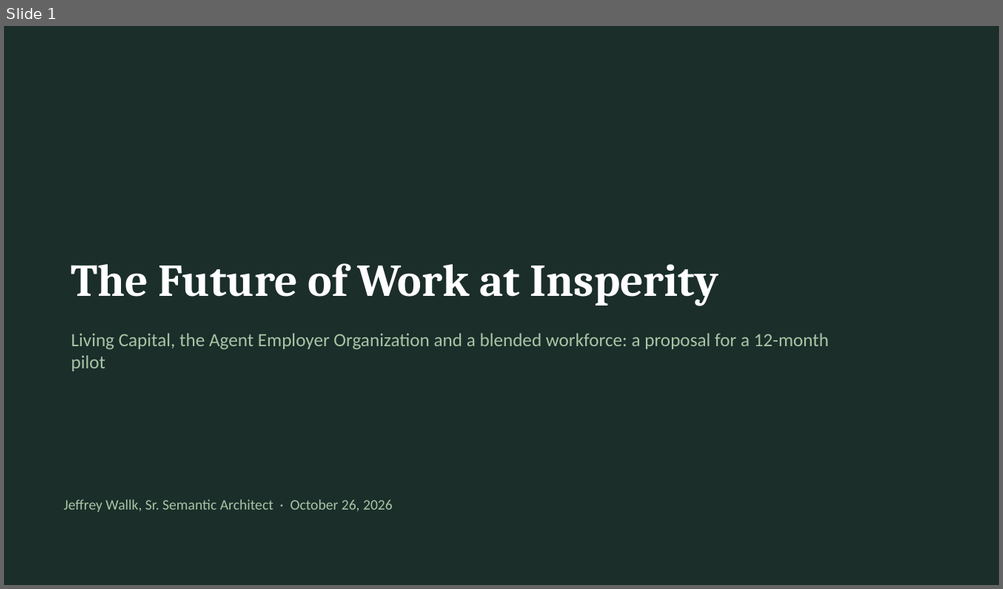
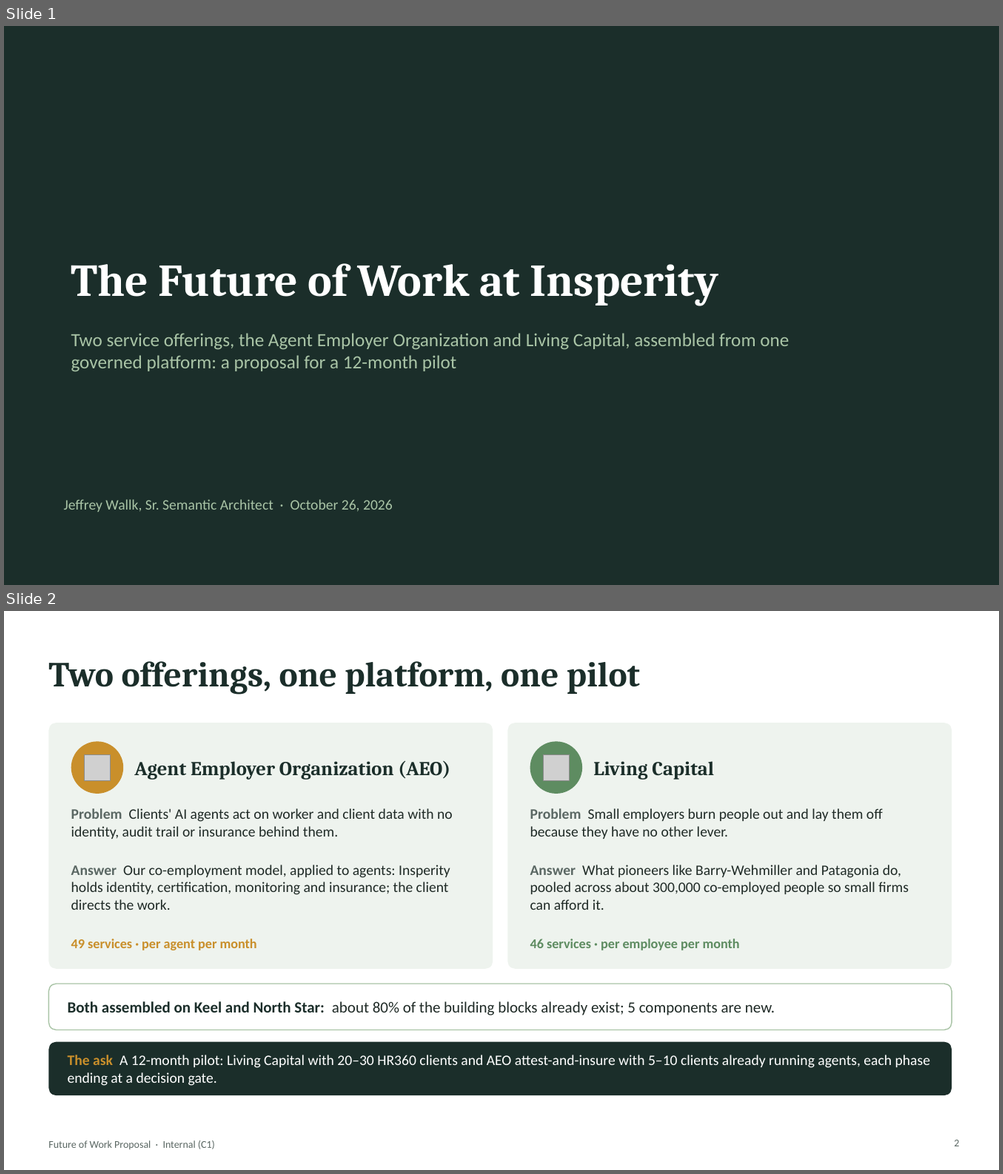
Before and after one commit to jeffw5/PLM-Dashboard, a slide deck: HR Services Provider/The Future of Work/Future-of-Work-Proposal.pptx. Shown one above the other, each under a label of ours: slide 1 before the commit, slides 1 and 2 after it. The pictures are 1003x589 and 1003x1174 pixels, drawn with LibreOffice and Linux fonts; fonts in the diff are those of the drawing; grey boxes stand for pictures. Boxes give left, top, right and bottom in pixels: in the first picture for what was removed or moved away, otherwise in the second. Text is boxed around its words. In the diff, an @@ line names an element or a change of style, - is before the commit and + after.

Commit message:
updated future work proposal

```diff
--- a/HR Services Provider/The Future of Work/Future-of-Work-Proposal.pptx
+++ b/HR Services Provider/The Future of Work/Future-of-Work-Proposal.pptx
@@ slide 2 added at box(4, 611, 999, 1170), background #FFFFFF @@
@@ title added at box(48, 661, 640, 694), 34 pt, text #1B2E2A, bold @@
+Two offerings, one platform, one pilot
@@ rounded rectangle added at box(48, 723, 492, 969), fill #EEF3EE @@
@@ ellipse added at box(71, 741, 123, 794), fill #C98F2B @@
@@ rounded rectangle added at box(508, 723, 951, 969), fill #EEF3EE @@
@@ ellipse added at box(530, 741, 582, 794), fill #5E8C61 @@
@@ picture added at box(84, 755, 110, 781) @@
@@ text added at box(134, 760, 450, 780), 19 pt, text #1B2E2A, bold @@
+Agent Employer Organization (AEO)
@@ picture added at box(543, 755, 569, 781) @@
@@ text added at box(593, 761, 714, 780), 19 pt, text #1B2E2A, bold @@
+Living Capital
@@ text added at box(71, 809, 452, 839), 14 pt, text #1F2A26 @@
+Problem Clients' AI agents act on worker and client data with no identity, audit trail or insurance behind them.
@@ text added at box(530, 809, 882, 839), 14 pt, text #1F2A26 @@
+Problem Small employers burn people out and lay them off because they have no other lever.
@@ text added at box(71, 865, 450, 910), 14 pt, text #1F2A26 @@
+Answer Our co-employment model, applied to agents: Insperity holds identity, certification, monitoring and insurance; the client directs the work.
@@ text added at box(530, 865, 908, 910), 14 pt, text #1F2A26 @@
+Answer What pioneers like Barry-Wehmiller and Patagonia do, pooled across about 300,000 co-employed people so small firms can afford it.
@@ text added at box(71, 939, 257, 951), 13 pt, text #C98F2B, bold @@
+49 services · per agent per month
@@ text added at box(530, 939, 740, 951), 13 pt, text #5E8C61, bold @@
+46 services · per employee per month
@@ rounded rectangle added at box(48, 984, 951, 1031), fill #FFFFFF, outline #A9C4A6 1 pt @@
@@ text added at box(68, 1002, 774, 1016), 15 pt, text #1F2A26 @@
+Both assembled on Keel and North Star: about 80% of the building blocks already exist; 5 components are new.
@@ rounded rectangle added at box(48, 1042, 951, 1096), fill #1B2E2A @@
@@ text added at box(68, 1055, 930, 1086), 14 pt, text #FFFFFF @@
+The ask A 12-month pilot: Living Capital with 20–30 HR360 clients and AEO attest-and-insure with 5–10 clients already running agents, each phase ending at a decision gate.
@@ text added at box(48, 1141, 215, 1150), 10 pt, text #5A6763 @@
+Future of Work Proposal · Internal (C1)
@@ page number added at box(953, 1140, 959, 1147), 10 pt, text #5A6763 @@
+2
@@ slide 1 changed as well @@
@@ text at box(71, 333, 788, 372): text changed @@
-Living Capital, the Agent Employer Organization and a blended workforce: a proposal for a 12-month pilot
+Two service offerings, the Agent Employer Organization and Living Capital, assembled from one governed platform: a proposal for a 12-month pilot
```
Also in this commit, not shown: 10 other slides changed, 26 other slides added, 6 slides removed.
